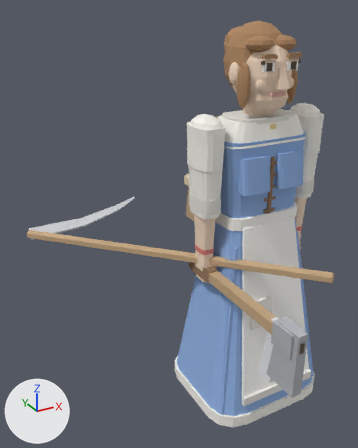
Before and after pictures for a commit that changed the OBJ model src/models/villager_female.obj.
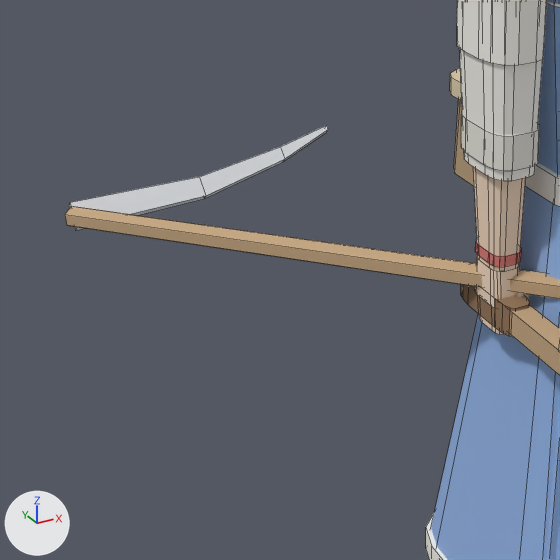
Each version appears first whole from a camera (50 mm lens) standing at (-1.238, -1.594, 1.772) and looking at (-0.254, 0.195, 0.878), and next in a close-up on the part from 0% to 64% of the width and 32% to 84% of the height. Lighting does not change. The marker at lower left points along +X, +Y and +Z. The first two pictures are the older version. The close-ups show mesh edges as thin lines. Where no turn or scale is listed for an object, it has been applied to the vertices.

The first close-up shows 'Arm.R', 'Arm.R.Cuff', 'Arm.R.Lower', 'Arm.R.Lower.Hand', 'Arm.R.Lower.Scythe.Blade', 'Arm.R.Lower.Scythe.Blade.001', 'Arm.R.Lower.Scythe.Blade.002', 'Arm.R.Lower.Scythe.Snath', 'Arm.R.Lower.Tool.Grip', 'Arm.R.Lower.Tool.Handle', 'Arm.R.Puff', 'Bodice', 'Skirt' and 8 more.
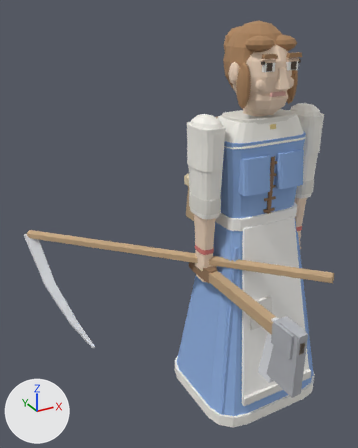
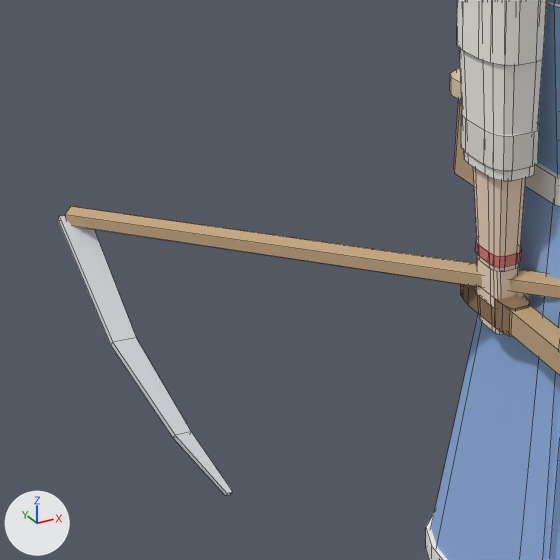
Boxes (x1, y1, x2, y2) around the edits, measured in the close-ups (560 x 560 px):
'Arm.R.Lower.Scythe.Blade', reshaped (43% narrower, 135% taller)
    before: (69, 177, 206, 231)
    after: (58, 216, 136, 344)
'Arm.R.Lower.Scythe.Blade.001', reshaped (89% taller)
    before: (200, 147, 285, 199)
    after: (111, 338, 191, 437)
'Arm.R.Lower.Scythe.Blade.002', reshaped (27% wider, 76% taller)
    before: (281, 125, 328, 161)
    after: (173, 432, 233, 496)

Patch to the scene script:
```diff
--- a/src/models/villager_female.obj.py
+++ b/src/models/villager_female.obj.py
@@ me_arm_r_lower_scythe_blade @@
-me_arm_r_lower_scythe_blade.from_pydata(...)  # 8 vertices, 6 faces; spans x -0.789..-0.487, y 0.803..0.897, z 0.655..0.714
-me_arm_r_lower_scythe_blade.vertices[0].co = (-0.787, 0.86, 0.701)  # pixel (69, 206)
-me_arm_r_lower_scythe_blade.vertices[1].co = (-0.789, 0.813, 0.663)  # pixel (75, 230)
-me_arm_r_lower_scythe_blade.vertices[2].co = (-0.787, 0.803, 0.675)  # pixel (77, 227)
-me_arm_r_lower_scythe_blade.vertices[3].co = (-0.785, 0.85, 0.714)  # pixel (70, 202)
-me_arm_r_lower_scythe_blade.vertices[4].co = (-0.489, 0.897, 0.687)
-me_arm_r_lower_scythe_blade.vertices[5].co = (-0.49, 0.859, 0.655)  # pixel (204, 198)
-me_arm_r_lower_scythe_blade.vertices[6].co = (-0.488, 0.849, 0.667)  # pixel (206, 195)
-me_arm_r_lower_scythe_blade.vertices[7].co = (-0.487, 0.887, 0.699)  # pixel (199, 176)
+me_arm_r_lower_scythe_blade.from_pydata(...)  # 8 vertices, 6 faces; spans x -0.818..-0.737, y 0.595..0.838, z 0.486..0.698
+# me_arm_r_lower_scythe_blade part 1
+me_arm_r_lower_scythe_blade.vertices[0].co = (-0.818, 0.835, 0.685)  # pixel (58, 220)
+me_arm_r_lower_scythe_blade.vertices[1].co = (-0.758, 0.838, 0.679)
+me_arm_r_lower_scythe_blade.vertices[2].co = (-0.756, 0.828, 0.691)
+me_arm_r_lower_scythe_blade.vertices[3].co = (-0.816, 0.825, 0.698)  # pixel (59, 216)
+me_arm_r_lower_scythe_blade.vertices[4].co = (-0.788, 0.605, 0.491)  # pixel (110, 345)
+me_arm_r_lower_scythe_blade.vertices[5].co = (-0.739, 0.608, 0.486)
+me_arm_r_lower_scythe_blade.vertices[6].co = (-0.737, 0.598, 0.498)  # pixel (136, 337)
+me_arm_r_lower_scythe_blade.vertices[7].co = (-0.786, 0.595, 0.503)  # pixel (112, 342)
 me_arm_r_lower_scythe_blade.materials.append(mat_steel)
@@ me_arm_r_lower_scythe_blade_001 @@
-me_arm_r_lower_scythe_blade_001.from_pydata(...)  # 8 vertices, 6 faces; spans x -0.49..-0.267, y 0.849..0.953, z 0.655..0.711
-me_arm_r_lower_scythe_blade_001.vertices[0].co = (-0.489, 0.897, 0.687)
-me_arm_r_lower_scythe_blade_001.vertices[1].co = (-0.49, 0.859, 0.655)  # pixel (204, 198)
-me_arm_r_lower_scythe_blade_001.vertices[2].co = (-0.488, 0.849, 0.667)  # pixel (206, 195)
-me_arm_r_lower_scythe_blade_001.vertices[3].co = (-0.487, 0.887, 0.699)  # pixel (199, 176)
-me_arm_r_lower_scythe_blade_001.vertices[4].co = (-0.269, 0.953, 0.699)
-me_arm_r_lower_scythe_blade_001.vertices[5].co = (-0.27, 0.926, 0.677)  # pixel (282, 162)
-me_arm_r_lower_scythe_blade_001.vertices[6].co = (-0.268, 0.916, 0.689)  # pixel (285, 158)
-me_arm_r_lower_scythe_blade_001.vertices[7].co = (-0.267, 0.943, 0.711)  # pixel (280, 146)
+me_arm_r_lower_scythe_blade_001.from_pydata(...)  # 8 vertices, 6 faces; spans x -0.788..-0.687, y 0.429..0.608, z 0.34..0.503
+# me_arm_r_lower_scythe_blade_001 part 2
+me_arm_r_lower_scythe_blade_001.vertices[0].co = (-0.788, 0.605, 0.491)  # pixel (110, 345)
+me_arm_r_lower_scythe_blade_001.vertices[1].co = (-0.739, 0.608, 0.486)
+me_arm_r_lower_scythe_blade_001.vertices[2].co = (-0.737, 0.598, 0.498)  # pixel (136, 337)
+me_arm_r_lower_scythe_blade_001.vertices[3].co = (-0.786, 0.595, 0.503)  # pixel (112, 342)
+me_arm_r_lower_scythe_blade_001.vertices[4].co = (-0.723, 0.44, 0.344)  # pixel (172, 437)
+me_arm_r_lower_scythe_blade_001.vertices[5].co = (-0.688, 0.442, 0.34)
+me_arm_r_lower_scythe_blade_001.vertices[6].co = (-0.687, 0.431, 0.352)  # pixel (191, 431)
+me_arm_r_lower_scythe_blade_001.vertices[7].co = (-0.721, 0.429, 0.356)  # pixel (175, 435)
 me_arm_r_lower_scythe_blade_001.materials.append(mat_steel)
@@ me_arm_r_lower_scythe_blade_002 @@
-me_arm_r_lower_scythe_blade_002.from_pydata(...)  # 8 vertices, 6 faces; spans x -0.27..-0.127, y 0.916..0.997, z 0.677..0.726
-me_arm_r_lower_scythe_blade_002.vertices[0].co = (-0.269, 0.953, 0.699)
-me_arm_r_lower_scythe_blade_002.vertices[1].co = (-0.27, 0.926, 0.677)  # pixel (282, 162)
-me_arm_r_lower_scythe_blade_002.vertices[2].co = (-0.268, 0.916, 0.689)  # pixel (285, 158)
-me_arm_r_lower_scythe_blade_002.vertices[3].co = (-0.267, 0.943, 0.711)  # pixel (280, 146)
-me_arm_r_lower_scythe_blade_002.vertices[4].co = (-0.129, 0.997, 0.714)
-me_arm_r_lower_scythe_blade_002.vertices[5].co = (-0.129, 0.988, 0.706)  # pixel (326, 132)
-me_arm_r_lower_scythe_blade_002.vertices[6].co = (-0.128, 0.977, 0.718)  # pixel (328, 129)
-me_arm_r_lower_scythe_blade_002.vertices[7].co = (-0.127, 0.987, 0.726)  # pixel (326, 125)
+me_arm_r_lower_scythe_blade_002.from_pydata(...)  # 8 vertices, 6 faces; spans x -0.723..-0.644, y 0.325..0.442, z 0.246..0.356
+# me_arm_r_lower_scythe_blade_002 part 3
+me_arm_r_lower_scythe_blade_002.vertices[0].co = (-0.723, 0.44, 0.344)  # pixel (172, 437)
+me_arm_r_lower_scythe_blade_002.vertices[1].co = (-0.688, 0.442, 0.34)
+me_arm_r_lower_scythe_blade_002.vertices[2].co = (-0.687, 0.431, 0.352)  # pixel (191, 431)
+me_arm_r_lower_scythe_blade_002.vertices[3].co = (-0.721, 0.429, 0.356)  # pixel (175, 435)
+me_arm_r_lower_scythe_blade_002.vertices[4].co = (-0.657, 0.336, 0.248)  # pixel (225, 495)
+me_arm_r_lower_scythe_blade_002.vertices[5].co = (-0.646, 0.336, 0.246)  # pixel (230, 494)
+me_arm_r_lower_scythe_blade_002.vertices[6].co = (-0.644, 0.326, 0.259)  # pixel (232, 491)
+me_arm_r_lower_scythe_blade_002.vertices[7].co = (-0.656, 0.325, 0.26)  # pixel (227, 493)
 me_arm_r_lower_scythe_blade_002.materials.append(mat_steel)
```
